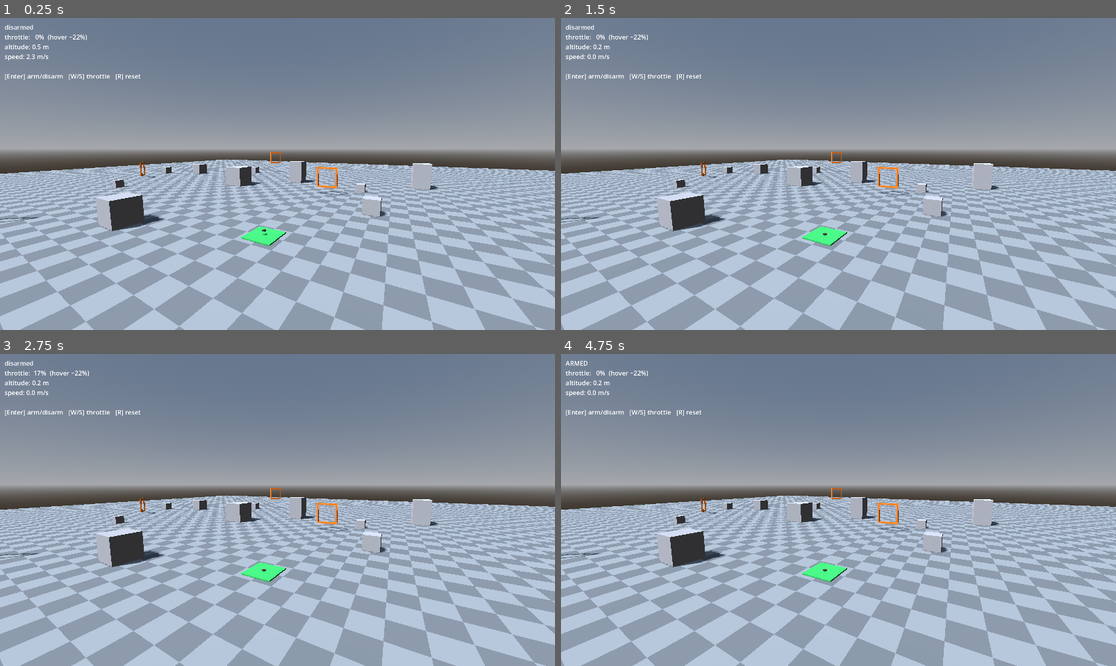
Above: before the commit, frames 1-4 (two rows, left to right).
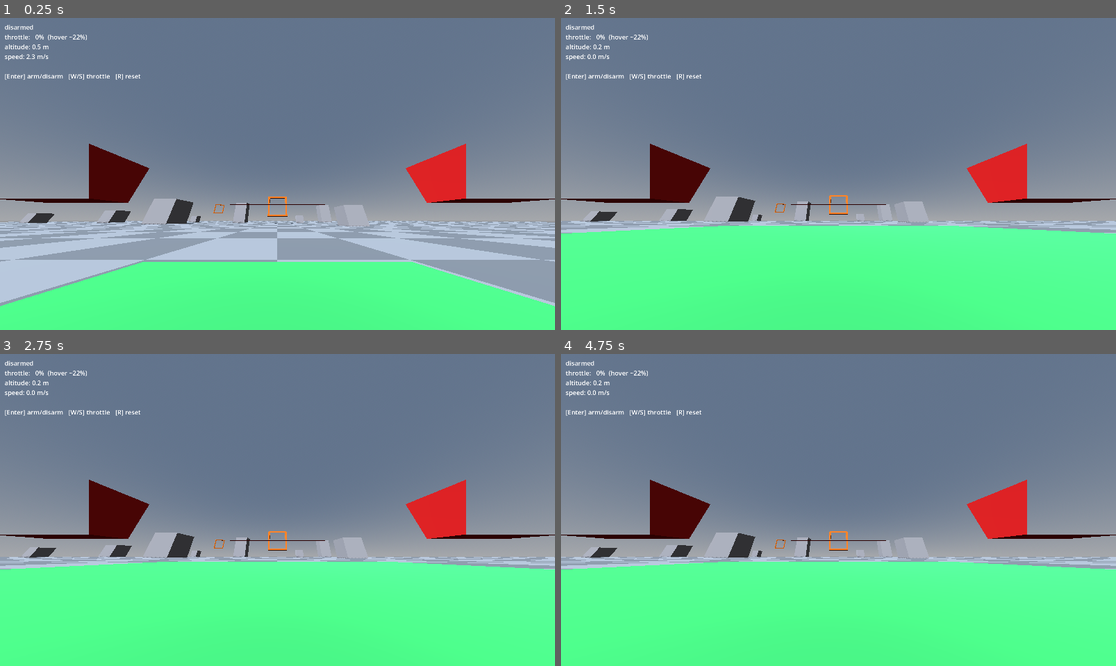
Above: after the commit, the same moments.

Repository: EhudVardi/QuadShot
Game: Godot game, scene res://scenes/main.tscn
The game is run twice, just before and just after one commit, with the same random seed, the same clock (stepped at 60 frames per second) and the same inputs.
Inputs:
- Up to frame 1 (0.25 s): no input
- Up to frame 2 (1.5 s): tap Enter at 0.5, 0.6 s; hold W 0.53-1.28 s; tap R at 0.8, 1.35 s; hold S from 1.28 s (still down)
- Up to frame 3 (2.75 s): tap Enter at 1.55, 2.1 s; tap Space at 2 s; release S at 2.03 s; hold W from 2.03 s (still down); tap R at 2.3 s
- Up to frame 4 (4.75 s): tap R at 2.85, 3.8, 4.35 s; tap Enter at 3.05, 3.5, 3.6, 4.55 s; release W at 3.53 s; hold S from 3.53 s (still down)

The runs differ from the first frame. In frame 1, 62% of the frame differs, in the area x 0-100%, y 23-100%; in frame 2, 69%; in frame 3, 69%, in the area x 0-100%, y 5-100%; in frame 4, 69%.

Commit message:
Phase 2: acro flight on gamepad
Sticks -> target rates (deadzone 0.08, expo 0.3, max 800/800/550 deg/s)
-> per-axis rate PID -> quad-X mixer -> motors, all on the 240 Hz tick.
Axes are read raw from the joypad through the InputMap bindings because
a single action cannot report a full [-1,1] axis; pitch keeps RC-style
sign (stick forward = nose down). D acts on measurement to avoid
derivative kick; I is stored as its output contribution, clamped, and
reset on disarm. Yaw is simplified prop reaction torque about body Y.
Air-mode idle floor 0.05 keeps authority at zero throttle. FPV camera
(25 deg uptilt, FOV 115, config-driven) is now the primary view.
Temporary Phase 1 keyboard input is gone; A arms, B resets.

Pilot axis convention throughout: x=roll(+right), y=pitch(+nose up),
z=yaw(+right); Godot-space conversion only in _measured_rates().

Diff:
--- a/resources/default_flight_config.tres
+++ b/resources/default_flight_config.tres
@@ -8,6 +8,17 @@
 arm_length = 0.12
 thrust_to_weight_ratio = 4.5
 motor_lag_tau = 0.05
+motor_idle = 0.05
+yaw_authority = 1.5
+max_rate_deg = Vector3(800, 800, 550)
+expo = Vector3(0.3, 0.3, 0.3)
+rate_p = Vector3(0.004, 0.004, 0.004)
+rate_i = Vector3(0.002, 0.002, 0.002)
+rate_d = Vector3(3e-05, 3e-05, 3e-05)
+integral_limit = 0.2
+stick_deadzone = 0.08
 drag_coefficient = 0.03
 angular_damping = 0.02
+fpv_uptilt_deg = 25.0
+fpv_fov_deg = 115.0
 arm_throttle_threshold = 0.05
--- a/resources/flight_config.gd
+++ b/resources/flight_config.gd
@@ -4,6 +4,9 @@
 ## Every flight tunable lives here (handoff §5): scripts read it, the debug
 ## overlay (Phase 3) writes it live. Fields are added per phase — no dead
 ## tunables. Defaults per handoff §6.
+##
+## Vector3 fields use pilot axes: x = roll (+right), y = pitch (+nose up),
+## z = yaw (+right).
 
 @export_group("Airframe")
 @export var mass: float = 0.65
@@ -13,6 +16,29 @@
 @export var thrust_to_weight_ratio: float = 4.5
 ## First-order lag time constant (s). Instant thrust feels arcade-y.
 @export var motor_lag_tau: float = 0.05
+## Air-mode floor: motors never drop below this while armed, so attitude
+## authority is retained at zero throttle (handoff §6.3).
+@export var motor_idle: float = 0.05
+## Yaw reaction torque per unit of summed signed motor output (N·m).
+## Simplified prop-torque model (handoff §6.2) — feel over physical purity.
+@export var yaw_authority: float = 1.5
+
+@export_group("Rates")
+## Max stick-commanded body rates, degrees/s.
+@export var max_rate_deg: Vector3 = Vector3(800.0, 800.0, 550.0)
+## Expo per axis: out = (1-e)·x + e·x³. Softens center stick.
+@export var expo: Vector3 = Vector3(0.3, 0.3, 0.3)
+
+@export_group("Rate PID")
+@export var rate_p: Vector3 = Vector3(0.004, 0.004, 0.004)
+@export var rate_i: Vector3 = Vector3(0.002, 0.002, 0.002)
+@export var rate_d: Vector3 = Vector3(0.00003, 0.00003, 0.00003)
+## Clamp on the I term's output contribution (anti-windup), motor units.
+@export var integral_limit: float = 0.2
+
+@export_group("Input")
+## Applied to every stick axis before expo (handoff §7).
+@export var stick_deadzone: float = 0.08
 
 @export_group("Aerodynamics")
 ## Quadratic drag: F = -c * |v| * v
@@ -21,6 +47,10 @@
 ## Godot's built-in damping is disabled on the drone body so this stays tunable.
 @export var angular_damping: float = 0.02
 
+@export_group("Camera")
+@export var fpv_uptilt_deg: float = 25.0
+@export var fpv_fov_deg: float = 115.0
+
 @export_group("Arming")
 ## Arming is refused above this throttle fraction (safety, handoff §6.6).
 @export var arm_throttle_threshold: float = 0.05
--- a/scenes/drone/drone.tscn
+++ b/scenes/drone/drone.tscn
@@ -1,8 +1,9 @@
-[gd_scene load_steps=9 format=3]
+[gd_scene load_steps=10 format=3]
 
 [ext_resource type="Script" path="res://scripts/drone/flight_controller.gd" id="1_fc"]
 [ext_resource type="Script" path="res://scripts/drone/motor_model.gd" id="2_mm"]
 [ext_resource type="Resource" path="res://resources/default_flight_config.tres" id="3_cfg"]
+[ext_resource type="Script" path="res://scripts/drone/input_handler.gd" id="4_ih"]
 
 [sub_resource type="BoxShape3D" id="shape_frame"]
 size = Vector3(0.28, 0.08, 0.28)
@@ -30,6 +31,13 @@
 
 [node name="MotorModel" type="Node" parent="."]
 script = ExtResource("2_mm")
+
+[node name="InputHandler" type="Node" parent="."]
+script = ExtResource("4_ih")
+
+[node name="FpvCamera" type="Camera3D" parent="."]
+transform = Transform3D(1, 0, 0, 0, 1, 0, 0, 0, 1, 0, 0.03, -0.08)
+current = true
 
 [node name="Collision" type="CollisionShape3D" parent="."]
 shape = SubResource("shape_frame")
--- a/scripts/drone/flight_controller.gd
+++ b/scripts/drone/flight_controller.gd
@@ -1,18 +1,24 @@
 class_name FlightController
 extends RigidBody3D
 
-## Phase 1 scope: arm/disarm, raw collective throttle to all four motors,
-## explicit quadratic drag and angular damping. The rate controller, mixer,
-## and gamepad pipeline arrive in Phase 2.
+## Orchestrates the flight loop each physics tick (handoff §6.3):
+## sticks → target rates → rate PID → quad-X mixer → motors.
+## Pilot-convention axes everywhere outside the Godot-space conversion in
+## _measured_rates(): x = roll (+right), y = pitch (+nose up), z = yaw (+right).
 
 @export var config: FlightConfig
 
 @onready var _motors: MotorModel = $MotorModel
+@onready var _input: InputHandler = $InputHandler
+@onready var _fpv_camera: Camera3D = $FpvCamera
 
 var armed: bool = false
-## Raw collective throttle [0, 1], fed equally to all motors in Phase 1.
+## Effective throttle [0, 1] this tick (gamepad, or the test override below).
 var collective: float = 0.0
+## Test hook (scripts/tests/hover_check.gd): >= 0 replaces gamepad throttle.
+var throttle_override: float = -1.0
 
+var _rate_controller: RateController = RateController.new()
 var _spawn_transform: Transform3D
 var _gravity: float = ProjectSettings.get_setting("physics/3d/default_gravity")
 
@@ -22,11 +28,20 @@
 	_spawn_transform = global_transform
 
 
+func _process(_delta: float) -> void:
+	# Re-read every frame so the Phase 3 overlay can tune these live.
+	_fpv_camera.fov = config.fpv_fov_deg
+	_fpv_camera.rotation_degrees.x = config.fpv_uptilt_deg
+
+
 func _physics_process(delta: float) -> void:
-	_read_temp_keyboard_throttle(delta)
+	_input.poll(config)
+	collective = throttle_override if throttle_override >= 0.0 else _input.throttle
+	_handle_buttons()
 	if armed:
-		_motors.set_all_commands(collective)
+		_run_rate_control(delta)
 	else:
+		_rate_controller.reset()
 		_motors.force_stop()
 	_motors.step(delta, config)
 	_motors.apply_thrust(self, config, _gravity)
@@ -37,7 +52,7 @@
 	if armed:
 		return true
 	if collective >= config.arm_throttle_threshold:
-		print("[drone] arm refused: throttle %.0f%% is above the %.0f%% threshold"
+		print("[drone] arm refused: throttle %.0f%% is above the %.0f%% threshold - hold the throttle stick down"
 				% [collective * 100.0, config.arm_throttle_threshold * 100.0])
 		return false
 	armed = true
@@ -47,13 +62,13 @@
 
 func disarm() -> void:
 	armed = false
+	_rate_controller.reset()
 	_motors.force_stop()
 	print("[drone] disarmed")
 
 
 func reset_to_spawn() -> void:
 	disarm()
-	collective = 0.0
 	global_transform = _spawn_transform
 	linear_velocity = Vector3.ZERO
 	angular_velocity = Vector3.ZERO
@@ -72,40 +87,41 @@
 	_motors.prime(value)
 
 
+func _handle_buttons() -> void:
+	if Input.is_action_just_pressed(&"arm_toggle"):
+		if armed:
+			disarm()
+		else:
+			arm()
+	if Input.is_action_just_pressed(&"reset_drone"):
+		reset_to_spawn()
+
+
+func _run_rate_control(delta: float) -> void:
+	var command: Vector3 = _rate_controller.update(
+			_input.rate_command, _measured_rates(), delta, config)
+	# Quad-X mixing: positive pilot roll lowers the right side, positive pitch
+	# raises the nose, positive yaw spins the nose right (signs verified
+	# against X_SIGNS/Z_SIGNS/SPIN_DIRECTIONS in motor_model.gd).
+	for i: int in MotorModel.MOTOR_COUNT:
+		var motor: float = collective
+		motor -= command.x * MotorModel.X_SIGNS[i]
+		motor -= command.y * MotorModel.Z_SIGNS[i]
+		motor -= command.z * float(MotorModel.SPIN_DIRECTIONS[i])
+		# Air-mode floor: attitude authority is retained at zero throttle.
+		_motors.set_command(i, clampf(motor, config.motor_idle, 1.0))
+
+
+## Body angular velocity mapped to pilot axes. Godot body space: +X right,
+## +Y up, +Z back (front is -Z); angular_velocity is world-space, and the
+## basis transpose (= inverse, orthonormal) brings it into body space.
+func _measured_rates() -> Vector3:
+	var body_angular: Vector3 = global_basis.transposed() * angular_velocity
+	return Vector3(-body_angular.z, body_angular.x, -body_angular.y)
+
+
 func _apply_aerodynamics() -> void:
 	# Explicit, config-driven — the body's built-in damping is disabled
 	# (handoff §6.5) so everything the overlay can tune lives in our model.
 	apply_central_force(-config.drag_coefficient * linear_velocity.length() * linear_velocity)
 	apply_torque(-config.angular_damping * angular_velocity)
-
-
-# ---------------------------------------------------------------------------
-# TEMPORARY Phase 1 keyboard input — replaced by the gamepad input pipeline
-# (input_handler.gd) in Phase 2. Enter: arm/disarm. W/S: throttle. R: reset.
-# The rate constant below is temp code, exempt from the config rule; it dies
-# with this block.
-# ---------------------------------------------------------------------------
-const _TEMP_THROTTLE_RATE: float = 0.4
-
-
-func _unhandled_key_input(event: InputEvent) -> void:
-	var key: InputEventKey = event as InputEventKey
-	if key == null or not key.pressed or key.echo:
-		return
-	match key.keycode:
-		KEY_ENTER:
-			if armed:
-				disarm()
-			else:
-				arm()
-		KEY_R:
-			reset_to_spawn()
-
-
-func _read_temp_keyboard_throttle(delta: float) -> void:
-	var direction: float = 0.0
-	if Input.is_key_pressed(KEY_W):
-		direction += 1.0
-	if Input.is_key_pressed(KEY_S):
-		direction -= 1.0
-	collective = clampf(collective + direction * _TEMP_THROTTLE_RATE * delta, 0.0, 1.0)
--- /dev/null
+++ b/scripts/drone/input_handler.gd
@@ -0,0 +1,83 @@
+class_name InputHandler
+extends Node
+
+## Gamepad input pipeline (handoff §7). Stick axes are read raw from the
+## joypad — through the axis each InputMap action is bound to, so bindings
+## stay remappable in one place — because a single InputMap action cannot
+## report a full [-1, 1] axis via get_action_strength, and flight sticks
+## need the full range. Shaping per §6.3: deadzone → expo → max rate.
+## Buttons (arm/reset/…) are plain digital actions, polled where they are
+## handled (flight_controller, main).
+
+## Throttle [0, 1] after deadzone and curve.
+var throttle: float = 0.0
+## Target body rates in rad/s, pilot axes (x=roll+right, y=pitch+nose-up,
+## z=yaw+right).
+var rate_command: Vector3 = Vector3.ZERO
+
+var _axis_throttle: int = JOY_AXIS_LEFT_Y
+var _axis_yaw: int = JOY_AXIS_LEFT_X
+var _axis_pitch: int = JOY_AXIS_RIGHT_Y
+var _axis_roll: int = JOY_AXIS_RIGHT_X
+
+
+func _ready() -> void:
+	_axis_throttle = _bound_axis(&"throttle", _axis_throttle)
+	_axis_yaw = _bound_axis(&"yaw", _axis_yaw)
+	_axis_pitch = _bound_axis(&"pitch", _axis_pitch)
+	_axis_roll = _bound_axis(&"roll", _axis_roll)
+
+
+func poll(config: FlightConfig) -> void:
+	var pads: Array[int] = Input.get_connected_joypads()
+	if pads.is_empty():
+		throttle = 0.0
+		rate_command = Vector3.ZERO
+		return
+	var device: int = pads[0]
+
+	# Sign conventions (Mode 2, RC-style). Stick up reads negative on
+	# Godot/SDL Y axes, hence the throttle negation. Pitch is NOT negated:
+	# stick forward = nose down (negative pilot pitch), pulled back = nose up,
+	# which is exactly the raw axis sign.
+	var throttle_stick: float = -Input.get_joy_axis(device, _axis_throttle)
+	var roll_stick: float = Input.get_joy_axis(device, _axis_roll)
+	var pitch_stick: float = Input.get_joy_axis(device, _axis_pitch)
+	var yaw_stick: float = Input.get_joy_axis(device, _axis_yaw)
+
+	throttle = _throttle_raw_curve(_apply_deadzone(throttle_stick, config.stick_deadzone))
+	rate_command = Vector3(
+		_shape(roll_stick, config.stick_deadzone, config.expo.x) * deg_to_rad(config.max_rate_deg.x),
+		_shape(pitch_stick, config.stick_deadzone, config.expo.y) * deg_to_rad(config.max_rate_deg.y),
+		_shape(yaw_stick, config.stick_deadzone, config.expo.z) * deg_to_rad(config.max_rate_deg.z)
+	)
+
+
+func _bound_axis(action: StringName, fallback: int) -> int:
+	for event: InputEvent in InputMap.action_get_events(action):
+		var motion: InputEventJoypadMotion = event as InputEventJoypadMotion
+		if motion != null:
+			return motion.axis
+	return fallback
+
+
+## Deadzone with rescale, so output is continuous at the deadzone edge.
+static func _apply_deadzone(value: float, deadzone: float) -> float:
+	if absf(value) < deadzone:
+		return 0.0
+	return signf(value) * (absf(value) - deadzone) / (1.0 - deadzone)
+
+
+## Handoff §6.3: out = (1-e)·x + e·x³
+static func _apply_expo(value: float, expo: float) -> float:
+	return (1.0 - expo) * value + expo * value * value * value
+
+
+static func _shape(value: float, deadzone: float, expo: float) -> float:
+	return _apply_expo(_apply_deadzone(value, deadzone), expo)
+
+
+## 'raw' throttle curve (§7): stick [-1, 1] → [0, 1] linearly.
+## 'hover_centered' (mid-stick = hover) arrives in Phase 3.
+static func _throttle_raw_curve(value: float) -> float:
+	return (value + 1.0) * 0.5
--- a/scripts/drone/motor_model.gd
+++ b/scripts/drone/motor_model.gd
@@ -8,8 +8,9 @@
 
 const MOTOR_COUNT: int = 4
 const SPIN_DIRECTIONS: Array[int] = [1, -1, -1, 1]
-const _X_SIGNS: Array[float] = [-1.0, 1.0, -1.0, 1.0]
-const _Z_SIGNS: Array[float] = [-1.0, -1.0, 1.0, 1.0]
+## Public: the quad-X mixer in flight_controller.gd keys off these.
+const X_SIGNS: Array[float] = [-1.0, 1.0, -1.0, 1.0]
+const Z_SIGNS: Array[float] = [-1.0, -1.0, 1.0, 1.0]
 
 var _commands: PackedFloat32Array
 var _outputs: PackedFloat32Array
@@ -62,14 +63,19 @@
 
 
 func motor_position(index: int, config: FlightConfig) -> Vector3:
-	return Vector3(_X_SIGNS[index] * config.arm_length, 0.0, _Z_SIGNS[index] * config.arm_length)
+	return Vector3(X_SIGNS[index] * config.arm_length, 0.0, Z_SIGNS[index] * config.arm_length)
 
 
 ## Per-motor thrust along body +Y at the motor's mounting point, so
 ## differential outputs naturally produce roll/pitch torque (handoff §6.2).
+## Yaw comes from simplified prop reaction torque: about body Y, proportional
+## to the summed signed motor outputs — zero when the pairs are balanced.
 func apply_thrust(body: RigidBody3D, config: FlightConfig, gravity: float) -> void:
 	var per_motor_max: float = max_total_thrust(config, gravity) / float(MOTOR_COUNT)
+	var yaw_sum: float = 0.0
 	for i: int in MOTOR_COUNT:
 		var force: Vector3 = body.global_basis.y * (_outputs[i] * per_motor_max)
 		var position_offset: Vector3 = body.global_basis * motor_position(i, config)
 		body.apply_force(force, position_offset)
+		yaw_sum += float(SPIN_DIRECTIONS[i]) * _outputs[i]
+	body.apply_torque(body.global_basis.y * (config.yaw_authority * yaw_sum))
--- /dev/null
+++ b/scripts/drone/rate_controller.gd
@@ -0,0 +1,32 @@
+class_name RateController
+extends RefCounted
+
+## Per-axis PID on angular-rate error (handoff §6.3), pilot axes
+## (x=roll, y=pitch, z=yaw). D acts on the measurement, not the error, so
+## stick steps cause no derivative kick. The integral state is stored as its
+## output contribution and clamped there (anti-windup) — this also keeps it
+## well-behaved when I gains are retuned live.
+
+var _i_term: Vector3 = Vector3.ZERO
+var _last_measured: Vector3 = Vector3.ZERO
+var _has_last_measured: bool = false
+
+
+func update(target: Vector3, measured: Vector3, delta: float, config: FlightConfig) -> Vector3:
+	var error: Vector3 = target - measured
+	var limit: Vector3 = Vector3.ONE * config.integral_limit
+	_i_term = (_i_term + config.rate_i * error * delta).clamp(-limit, limit)
+
+	var d_measured: Vector3 = Vector3.ZERO
+	if _has_last_measured and delta > 0.0:
+		d_measured = (measured - _last_measured) / delta
+	_last_measured = measured
+	_has_last_measured = true
+
+	return config.rate_p * error + _i_term - config.rate_d * d_measured
+
+
+## Called on disarm (handoff §6.3): integrators must not carry across flights.
+func reset() -> void:
+	_i_term = Vector3.ZERO
+	_has_last_measured = false
--- a/scripts/tests/hover_check.gd
+++ b/scripts/tests/hover_check.gd
@@ -34,7 +34,7 @@
 		_drone.global_position = Vector3(0.0, START_ALTITUDE, 0.0)
 		_drone.arm()
 		var hover: float = _drone.hover_throttle()
-		_drone.collective = hover
+		_drone.throttle_override = hover
 		# Prime past the spool-up: we are testing hover equilibrium, and the
 		# ~0.5 m/s sink picked up while motors lag from zero would never decay
 		# (at exact hover thrust the net force on any residual velocity is zero).
Not shown, added: scripts/drone/input_handler.gd.uid
Not shown, added: scripts/drone/rate_controller.gd.uid
